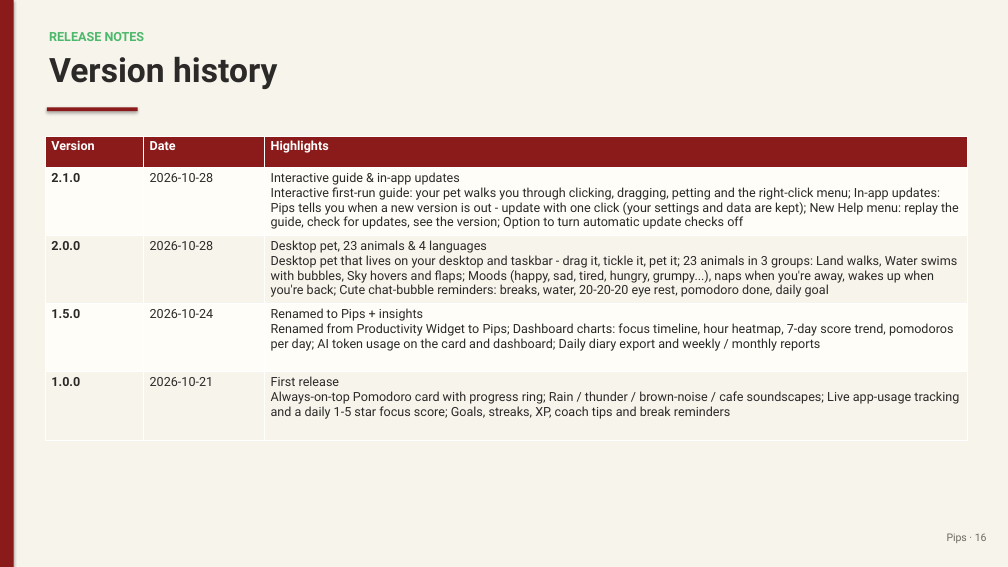
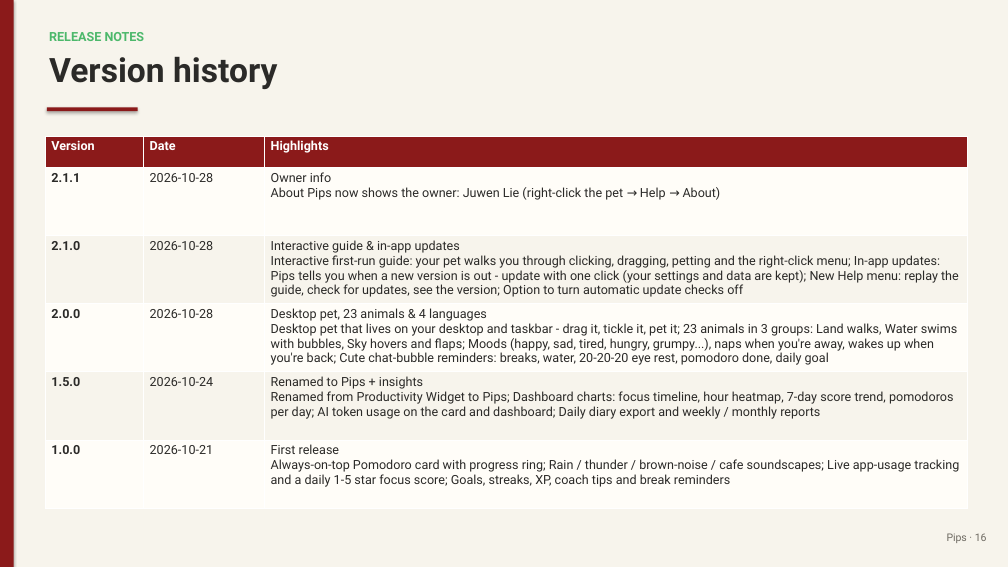
Before and after one commit to juw12/projects, a slide deck: slide 16 of apps/pips/web/download/Pips-Guide.pptx. Drawn at 1008x567 pixels with LibreOffice and Linux fonts; fonts in the diff are those of the drawing. Boxes give left, top, right and bottom in pixels: in the first picture for what was removed or moved away, otherwise in the second. Text is boxed around its words. In the diff, an @@ line names an element or a change of style, - is before the commit and + after.

Commit message:
pips 2.1.1: Owner info

```diff
--- a/apps/pips/web/download/Pips-Guide.pptx
+++ b/apps/pips/web/download/Pips-Guide.pptx
@@ table at box(45, 136, 968, 508) @@
+row 2: 2.1.1 | 2026-10-28 | Owner info / About Pips now shows the owner: Juwen Lie (right-click the pet → Help → About)
```
Also in this commit, not shown: 3 other slides changed, 10 other files.
